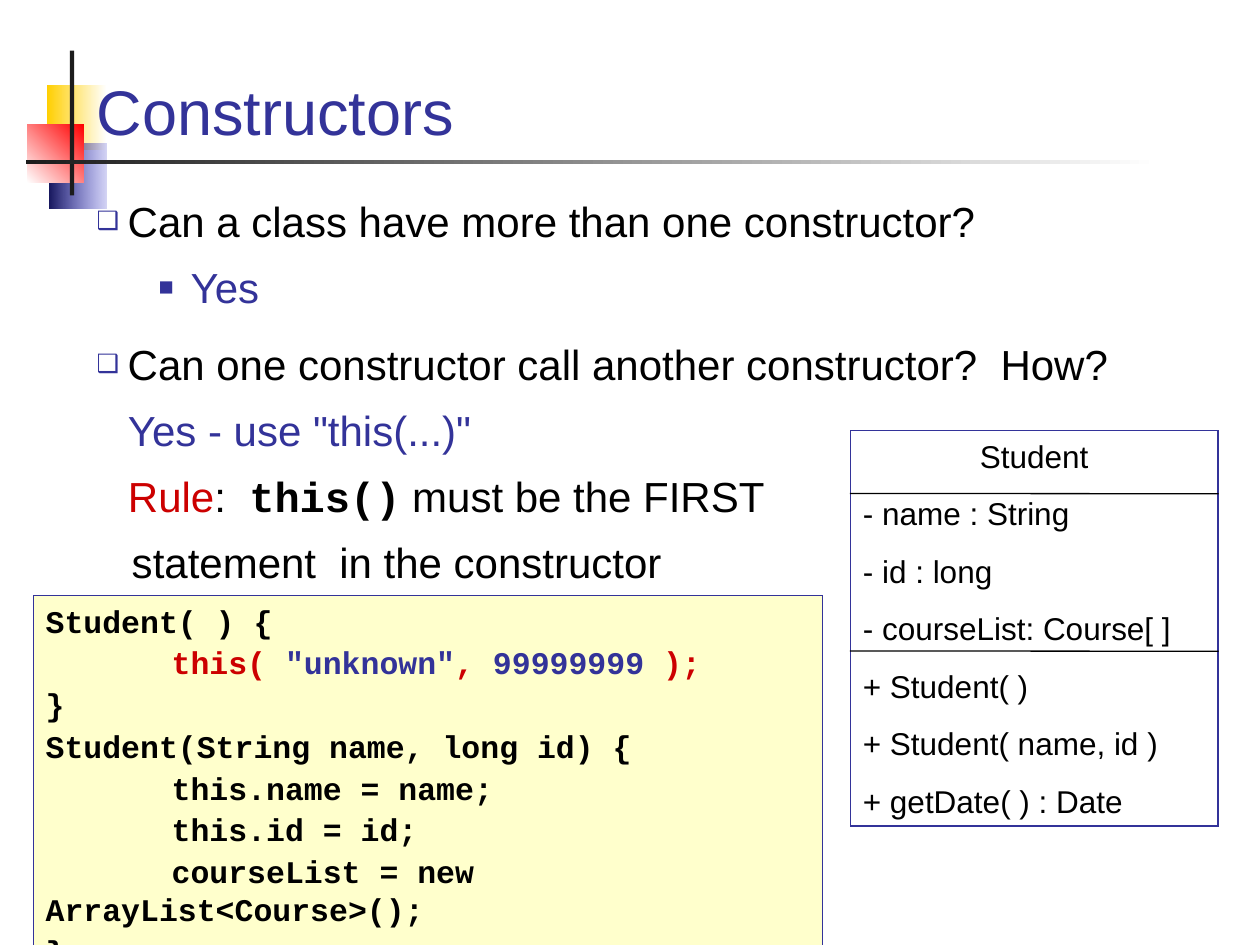
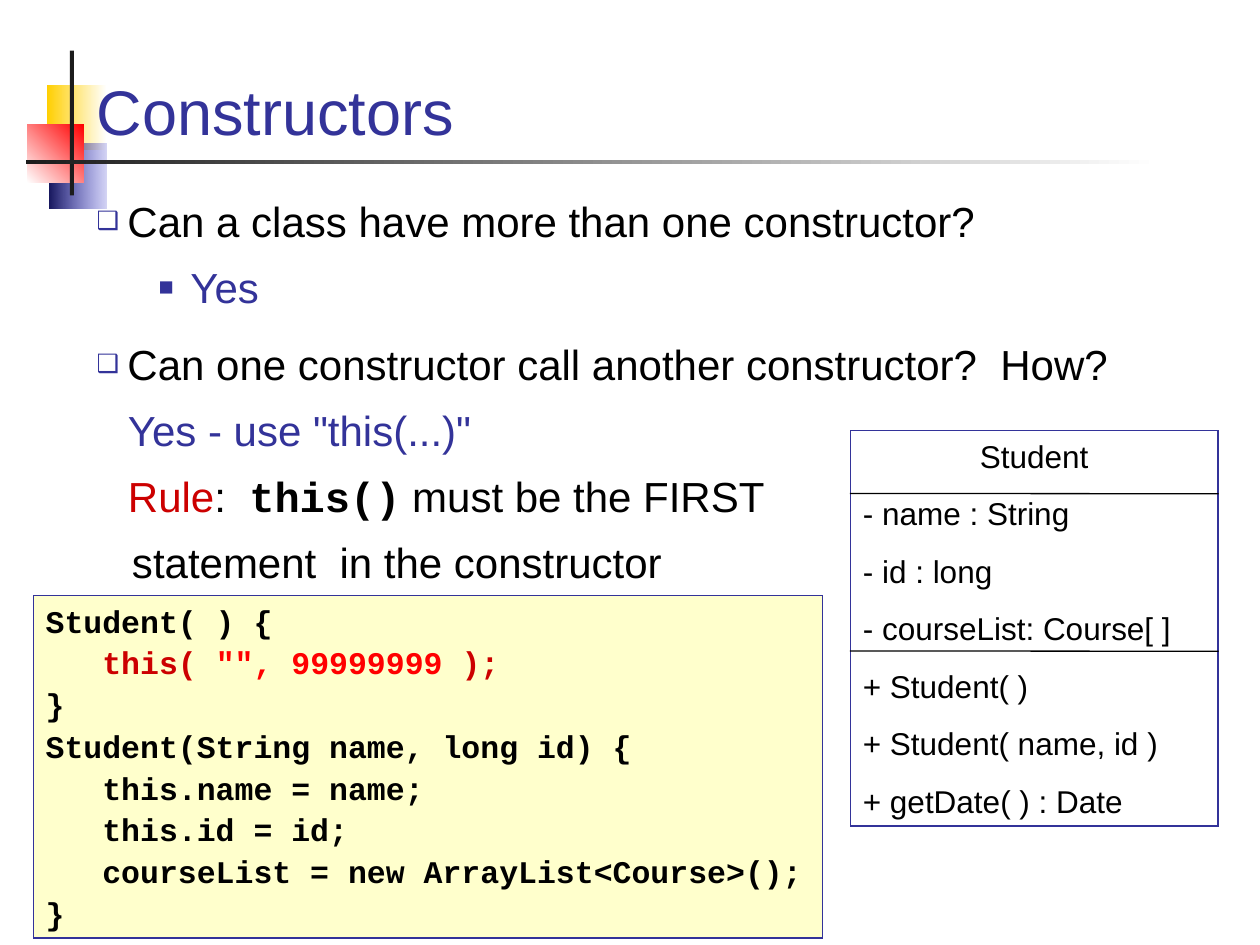
Before and after one commit to skeoop/skeoop.github.io, a slide deck: slide 9 of week3/R1-Review-OO-Concepts.ppt (slide 10 before the commit). Drawn at 1260x945 pixels with LibreOffice and Linux fonts; fonts in the diff are those of the drawing. Boxes give left, top, right and bottom in pixels: in the first picture for what was removed or moved away, otherwise in the second. Text is boxed around its words. In the diff, an @@ line names an element or a change of style, - is before the commit and + after.

Commit message:
Update review slides and remove unnecessary ones. OpenOffice screwed up some formatting.

```diff
--- a/week3/R1-Review-OO-Concepts.ppt
+++ b/week3/R1-Review-OO-Concepts.ppt
@@ text "Can a class have more ..." at [127,206,1107,579]: indent changed @@
@@ rectangle "Student( ) {": place and size @@
-rectangle "Student( ) {" at [33,595,822,945]
+rectangle "Student( ) {" at [33,595,822,937]
@@ text in rectangle at [102,652,442,681]: text changed; text colour #333399 to #FF0000 @@
-this( "unknown", 99999999 );
+this( "", 99999999 );
```
Also in this commit, not shown: 69 other slides changed, 3 slides removed, 1 other file.
